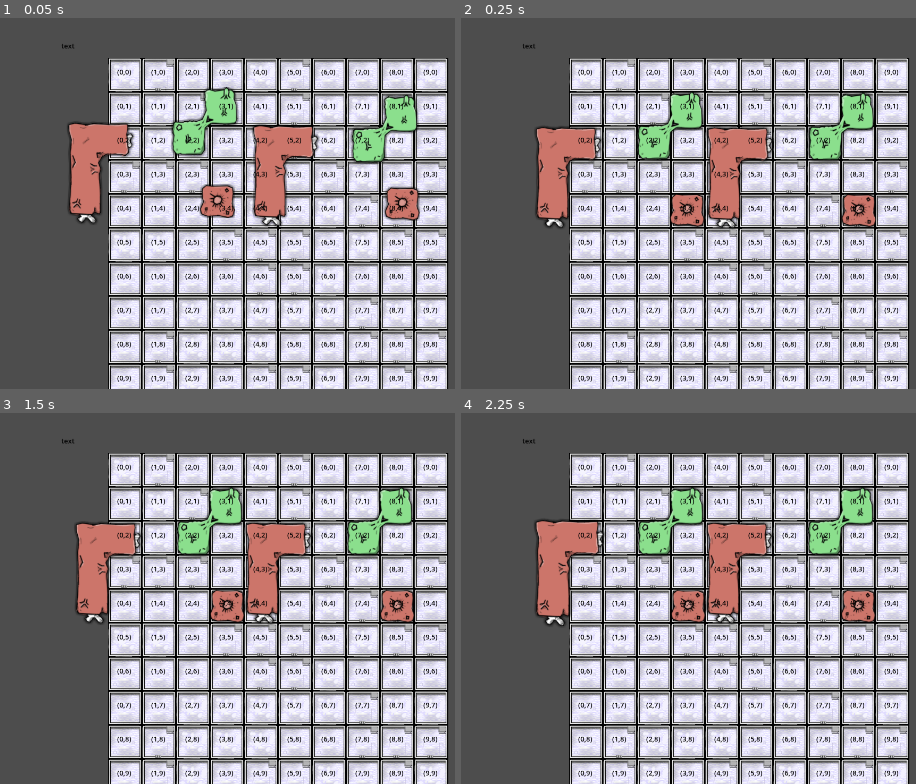
Above: before the commit, frames 1-4 (two rows, left to right).
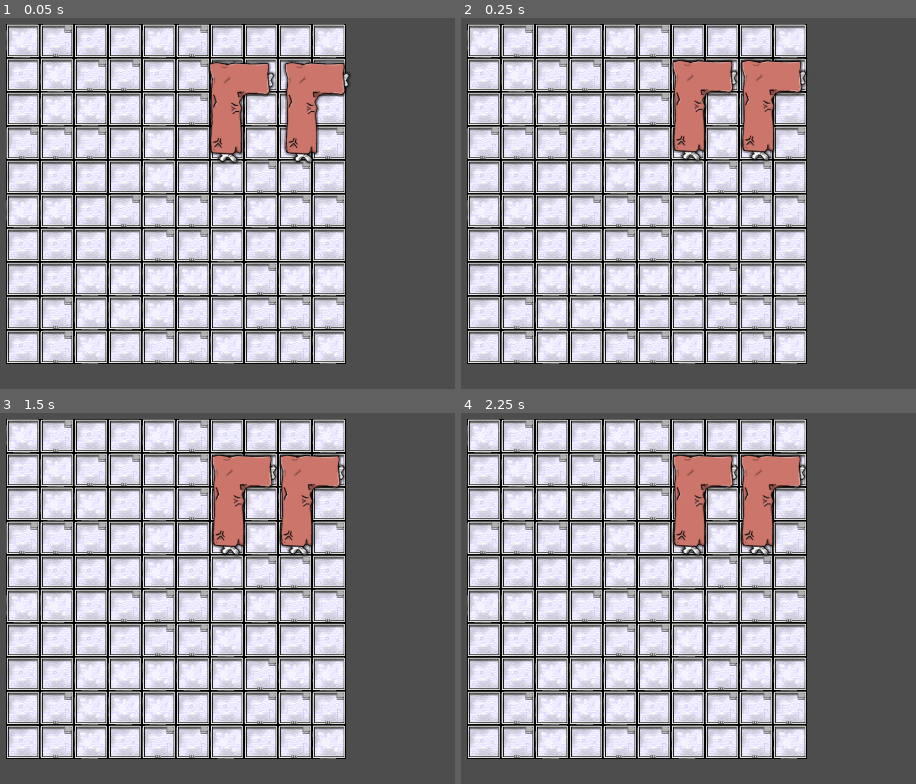
Above: after the commit, the same moments.

Repository: cliftonpatty/pelagi
Game: Godot game, scene res://scenes/world/sorting/sorting.tscn
Same seed, same stepped clock (60 frames per second), same inputs: the game is played once before the commit and once after it. This scene is started directly instead of the project's main scene.
Inputs (mouse positions are in pixels of both pictures, inside the frame that each line leads up to):
- Up to frame 1 (0.05 s): no input
- Up to frame 2 (0.25 s): no input
- Up to frame 3 (1.5 s): move the mouse to (227, 605) at 0.52 s; press the mouse at (227, 605) at 0.53 s; hold D (RightMove) 0.53-1.28 s; tap R (RotateTetro) at 0.8, 1.35 s; tap Enter at 1.25 s; move the mouse to (191, 539) at 1.27 s; release the mouse at (191, 539) at 1.28 s; hold A (LeftMove) from 1.28 s (still down)
- Up to frame 4 (2.25 s): click (652, 539) at 1.55 s; tap Space at 2 s; move the mouse to (552, 605) at 2.02 s; release A (LeftMove) at 2.03 s; hold D (RightMove) from 2.03 s (still down); hold Shift (Drill) from 2.03 s (still down); click (552, 605) at 2.17 s

The runs differ from the first frame. In frame 1, 58% of the frame differs, in the area x 1-99%, y 1-100%; in frame 2, 58%; in frame 3, 58%; in frame 4, 58%.

Commit message:
Grid Work (Read Notes)
Currently working on telling the script to NOT remove grids from the array that are covered by other tetros

Diff:
--- /dev/null
+++ b/scenes/meat/newtetro.gd
@@ -0,0 +1,87 @@
+extends Area2D
+
+@onready var sprite = $Sprite2D
+@onready var gridSize : int = SortingGlobals.gridSize
+@onready var locationParent : Node2D = $Locations #Parent to individual location markers
+var gridCoverage : int #Lets us know how many total grid blocks this will cover, if needed
+
+#Grab and Move
+var mouseOver : bool = false
+var held : bool = false
+var pickupPoint : Vector2
+var dropTarget : Vector2
+var posArray : Array[Vector2]
+
+#Make the sprite larger when grabbed with this, temp fix to be replaced with tweening
+var spriteScale : Vector2
+var originalScale : Vector2
+
+signal emit_position(pos, obj)
+signal discard_position(pos, obj)
+
+func _ready() -> void:
+	gridCoverage = locationParent.get_child_count()
+	dropTarget = global_position
+	spriteScale = sprite.scale
+	originalScale = sprite.scale
+
+func validate_stack(val : bool):
+	print('INVALID')
+	$TempFlag.visible = !val
+
+func _physics_process(delta: float) -> void:
+	if held:
+		get_pos_array()
+	#print(areasBelow)
+	sprite.scale = lerp(sprite.scale, spriteScale, 10 * delta)
+	if held:
+		dropTarget = get_global_mouse_position() + pickupPoint
+
+	global_position = lerp(global_position, snapped(dropTarget, Vector2(gridSize, gridSize)), 10 * delta )
+
+func get_pos_array() -> Array[Vector2]:
+	var localArray : Array[Vector2] = []
+	for item in $Locations.get_children():
+		var roundedPos = Vector2(
+				roundi(item.global_position.x/gridSize),
+				roundi(item.global_position.y/gridSize)
+				)
+		var textBox = item.get_child(0)
+		textBox.text = str( roundedPos )
+		localArray.append(roundedPos)
+	return localArray
+
+func _input(event: InputEvent) -> void:
+	if event.is_action_pressed("MouseLeft"):
+		if mouseOver:
+			held = true
+			pickupPoint = global_position - get_global_mouse_position()
+			spriteScale *= 1.1
+			emit_signal("discard_position", get_pos_array(), self)
+
+	if event.is_action_released("MouseLeft"):
+		if held:
+			emit_signal("emit_position", get_pos_array(), self)
+		held = false
+		spriteScale = originalScale
+		dropTarget = global_position
+
+
+	if event.is_action_pressed("RotateTetro"):
+		if held:
+			rotation = rotation + deg_to_rad(90)
+
+func _on_mouse_entered() -> void:
+	mouseOver = true
+
+
+func _on_mouse_exited() -> void:
+	mouseOver = false
+
+
+func _on_area_entered(area: Area2D) -> void:
+	pass # Replace with function body.
+
+
+func _on_area_exited(area: Area2D) -> void:
+	pass # Replace with function body.
--- /dev/null
+++ b/scenes/meat/newtetro.tscn
@@ -0,0 +1,84 @@
+[gd_scene load_steps=6 format=3 uid="uid://bt0d1sh5dr6v1"]
+
+[ext_resource type="Script" path="res://scenes/meat/newtetro.gd" id="1_7fue7"]
+[ext_resource type="Shader" path="res://assets/shaders/dropshadow.gdshader" id="2_lfnw8"]
+[ext_resource type="Texture2D" uid="uid://dpt8lbv61phjh" path="res://assets/images/meat/tetro/bone_l.png" id="3_arpg5"]
+[ext_resource type="Texture2D" uid="uid://du3trqwgo2jyw" path="res://assets/images/world/icebox/temp_flag.png" id="4_dg7nx"]
+
+[sub_resource type="ShaderMaterial" id="ShaderMaterial_cl6iq"]
+shader = ExtResource("2_lfnw8")
+shader_parameter/modulate = null
+shader_parameter/radius = -8.185
+
+[node name="TetroBase" type="Area2D" groups=["tetro"]]
+position = Vector2(544, 480)
+script = ExtResource("1_7fue7")
+metadata/_edit_group_ = true
+
+[node name="Sprite2D" type="Sprite2D" parent="."]
+texture_filter = 6
+material = SubResource("ShaderMaterial_cl6iq")
+position = Vector2(16, -64)
+scale = Vector2(0.334204, 0.324873)
+texture = ExtResource("3_arpg5")
+
+[node name="CollisionPolygon2D" type="CollisionPolygon2D" parent="."]
+position = Vector2(24, -48)
+polygon = PackedVector2Array(-56, -112, -56, -48, -56, 80, 8, 80, 8, -48, 72, -48, 72, -112)
+
+[node name="Locations" type="Node2D" parent="."]
+visible = false
+
+[node name="Loc" type="Node2D" parent="Locations"]
+position = Vector2(0, -64)
+
+[node name="Label2" type="Label" parent="Locations/Loc"]
+offset_left = -16.0
+offset_top = -16.0
+offset_right = 24.0
+offset_bottom = 10.0
+text = "(1,0)"
+horizontal_alignment = 1
+
+[node name="Loc4" type="Node2D" parent="Locations"]
+
+[node name="Label" type="Label" parent="Locations/Loc4"]
+offset_left = -16.0
+offset_top = -8.0
+offset_right = 24.0
+offset_bottom = 18.0
+text = "(1,0)"
+horizontal_alignment = 1
+
+[node name="Loc2" type="Node2D" parent="Locations"]
+position = Vector2(0, -128)
+
+[node name="Label3" type="Label" parent="Locations/Loc2"]
+offset_left = -16.0
+offset_top = -8.0
+offset_right = 24.0
+offset_bottom = 18.0
+text = "(1,0)"
+horizontal_alignment = 1
+
+[node name="Loc3" type="Node2D" parent="Locations"]
+position = Vector2(64, -128)
+
+[node name="Label4" type="Label" parent="Locations/Loc3"]
+offset_left = -16.0
+offset_top = -8.0
+offset_right = 24.0
+offset_bottom = 18.0
+text = "(1,0)"
+horizontal_alignment = 1
+
+[node name="TempFlag" type="Sprite2D" parent="."]
+visible = false
+position = Vector2(0, -112)
+rotation = -0.245022
+texture = ExtResource("4_dg7nx")
+
+[connection signal="area_entered" from="." to="." method="_on_area_entered"]
+[connection signal="area_exited" from="." to="." method="_on_area_exited"]
+[connection signal="mouse_entered" from="." to="." method="_on_mouse_entered"]
+[connection signal="mouse_exited" from="." to="." method="_on_mouse_exited"]
--- a/scenes/world/sorting/grid_parent.gd
+++ b/scenes/world/sorting/grid_parent.gd
@@ -6,7 +6,12 @@
 @onready var iceBox = preload("res://assets/images/world/icebox/temp_icebox_gridblock.png")
 @onready var childScript : Script = preload("res://scenes/world/sorting/grid_child.gd")
 
-# Called when the node enters the scene tree for the first time.
+var myGrid : Array[Dictionary]
+var gridStart : Vector2 #Assigned on ready, get the top left grid location (not necessarily (0,0))
+var gridExtent : Vector2 #Assigned on ready, get the bottom right grid location (not necessarily (gridDimensions.x,gridDimensions.y))
+var tetroPositions : Array[Vector2]
+
+
 func _ready() -> void:
 	var xPos = 0
 	for x in gridDimensions.x:
@@ -14,12 +19,30 @@
 			var block = new_grid_block()
 			var newText = $RichTextLabel.duplicate()
 
-			newText.global_position = Vector2(xPos - 15,y*gridSize - 15)
-			newText.text = str( '(', x, ',', y, ')' )
+
 			add_child(newText)
 
-			block.global_position = Vector2(xPos,y*gridSize)
+			block.position = Vector2(xPos,y*gridSize)
+			var blockTruePos = to_global(block.global_position)
+			var blockTrueGrid = Vector2( blockTruePos.x/gridSize, blockTruePos.y/gridSize )
+			newText.position = block.position
+			newText.text = str(
+				'(', blockTruePos.x/gridSize, ',', blockTruePos.y/gridSize, ')/n'
+				)
+
+			#ADD TO THE GRID ARRAY
+			myGrid.append(
+				{
+					"location" = Vector2( blockTrueGrid.x, blockTrueGrid.y ),
+					"object" = block,
+					"covered" = false
+				}
+			)
+
 		xPos+=gridSize
+
+	gridStart = myGrid[0].location
+	gridExtent = myGrid[len(myGrid)-1].location
 
 
 func new_grid_block():
@@ -44,6 +67,64 @@
 	return newBlock
 
 
-# Called every frame. 'delta' is the elapsed time since the previous frame.
 func _process(delta: float) -> void:
 	pass
+
+
+func recieve_tetro_pos(pos, obj) -> void:
+
+	for vect in pos:
+		#Check if vector is valid, if not remove it from the array
+		var valid = check_valid_stack(vect, obj)
+		if valid:
+			tetroPositions.append(vect)
+		else:
+			pos.erase(vect)
+
+	#Check if our array length lines up with expected coverage, then let the object know
+	if len(pos) != obj.gridCoverage:
+		obj.validate_stack(false)
+	else:
+		obj.validate_stack(true)
+	refresh_covered_grid()
+
+
+func remove_tetro_pos(pos, obj) -> void:
+	for vectToRemove in pos:
+		var isCovered = search_for_vect(vectToRemove)
+		if !isCovered:
+			if vectToRemove in tetroPositions:
+				tetroPositions.erase(vectToRemove)
+		else:
+			print('Vector is covered, remaining in array')
+	refresh_covered_grid()
+
+func search_for_vect(vect):
+	for dictionary in myGrid:
+		# Check if the search value is in the dictionary
+		if vect in dictionary.values():
+			if dictionary.covered:
+				return true
+				break
+
+func refresh_covered_grid() -> void :
+	for grid in myGrid:
+		if grid.location in tetroPositions:
+			grid.covered = true
+			grid.object.modulate = '#d74500'
+		else:
+			grid.covered = false
+			grid.object.modulate = '#fff'
+
+func check_valid_stack(vect, obj):
+	if vect.x > gridExtent.x or vect.y > gridExtent.y:
+		print('invalid : out of bounds')
+		return false
+	elif vect.x < gridStart.x or vect.y < gridStart.y:
+		print('invalid : out of bounds')
+		return false
+	elif vect in tetroPositions:
+		print('invalid : covered')
+		return false
+	else:
+		return true
--- a/scenes/world/sorting/grid_parent.tscn
+++ b/scenes/world/sorting/grid_parent.tscn
@@ -11,14 +11,18 @@
 polygon = PackedVector2Array(8, 8, -8, 8, -8, -8, 8, -8)
 
 [node name="RichTextLabel" type="RichTextLabel" parent="."]
+visible = false
 modulate = Color(0, 0, 0, 1)
 z_index = 99
 texture_filter = 4
-offset_left = -120.0
-offset_top = -64.0
-offset_right = -48.0
-offset_bottom = -40.0
+offset_left = -960.0
+offset_top = -288.0
+offset_right = -888.0
+offset_bottom = -264.0
 theme_override_font_sizes/normal_font_size = 13
 text = "text"
 scroll_active = false
 shortcut_keys_enabled = false
+
+[node name="Node2D" type="Node2D" parent="."]
+position = Vector2(448, 0)
--- a/scenes/world/sorting/sorting.gd
+++ b/scenes/world/sorting/sorting.gd
@@ -1,10 +1,23 @@
 extends Node2D
 
-# Called when the node enters the scene tree for the first time.
-func _ready() -> void:
-	pass # Replace with function body.
+@onready var gridRef : Node2D = $GridParent
+
+var lastPickup
 
 
-# Called every frame. 'delta' is the elapsed time since the previous frame.
+func _ready() -> void:
+	for tetro in $Tetro.get_children():
+		tetro.emit_position.connect(tetro_pos_handoff)
+		tetro.discard_position.connect(tetro_pos_removal)
+
+
 func _process(delta: float) -> void:
 	pass
+
+
+func tetro_pos_handoff(pos, obj):
+	gridRef.recieve_tetro_pos(pos, obj)
+
+
+func tetro_pos_removal(pos, obj):
+	gridRef.remove_tetro_pos(pos, obj)
--- a/scenes/world/sorting/sorting.tscn
+++ b/scenes/world/sorting/sorting.tscn
@@ -1,32 +1,19 @@
-[gd_scene load_steps=6 format=3 uid="uid://cgdm3n6354x2o"]
+[gd_scene load_steps=4 format=3 uid="uid://cgdm3n6354x2o"]
 
 [ext_resource type="PackedScene" uid="uid://uvtvgciwio5a" path="res://scenes/world/sorting/grid_parent.tscn" id="1_l16m7"]
 [ext_resource type="Script" path="res://scenes/world/sorting/sorting.gd" id="1_wrswx"]
-[ext_resource type="PackedScene" uid="uid://bnrjh1t3u0cvc" path="res://scenes/meat/tetro/button_square.tscn" id="3_tfdtw"]
-[ext_resource type="PackedScene" uid="uid://cdw7a7i8b2ps6" path="res://scenes/meat/tetro/diag_two.tscn" id="4_jwum6"]
-[ext_resource type="PackedScene" uid="uid://bkt0btbnab3bs" path="res://scenes/meat/tetro/knight.tscn" id="5_ya520"]
+[ext_resource type="PackedScene" uid="uid://bt0d1sh5dr6v1" path="res://scenes/meat/newtetro.tscn" id="3_8f3ru"]
 
 [node name="Sorting" type="Node2D"]
 script = ExtResource("1_wrswx")
 
 [node name="GridParent" parent="." instance=ExtResource("1_l16m7")]
-position = Vector2(384, 256)
+position = Vector2(192, 192)
 
 [node name="Tetro" type="Node2D" parent="."]
 
-[node name="ButtonSquare" parent="Tetro" instance=ExtResource("3_tfdtw")]
+[node name="TetroBase" parent="Tetro" instance=ExtResource("3_8f3ru")]
+position = Vector2(568, 392)
 
-[node name="DiagTwo" parent="Tetro" instance=ExtResource("4_jwum6")]
-position = Vector2(496, 368)
-
-[node name="Knight" parent="Tetro" instance=ExtResource("5_ya520")]
-position = Vector2(296, 496)
-
-[node name="ButtonSquare2" parent="Tetro" instance=ExtResource("3_tfdtw")]
-position = Vector2(912, 488)
-
-[node name="DiagTwo2" parent="Tetro" instance=ExtResource("4_jwum6")]
-position = Vector2(848, 392)
-
-[node name="Knight2" parent="Tetro" instance=ExtResource("5_ya520")]
-position = Vector2(664, 504)
+[node name="TetroBase2" parent="Tetro" instance=ExtResource("3_8f3ru")]
+position = Vector2(720, 392)
Binary file added: assets/images/world/icebox/temp_flag.png
Not shown, added: assets/images/world/icebox/temp_flag.png.import
Not shown: 1 places in scenes/world/fishing/world_generation/cave_walls.tscn that only renumber resources
